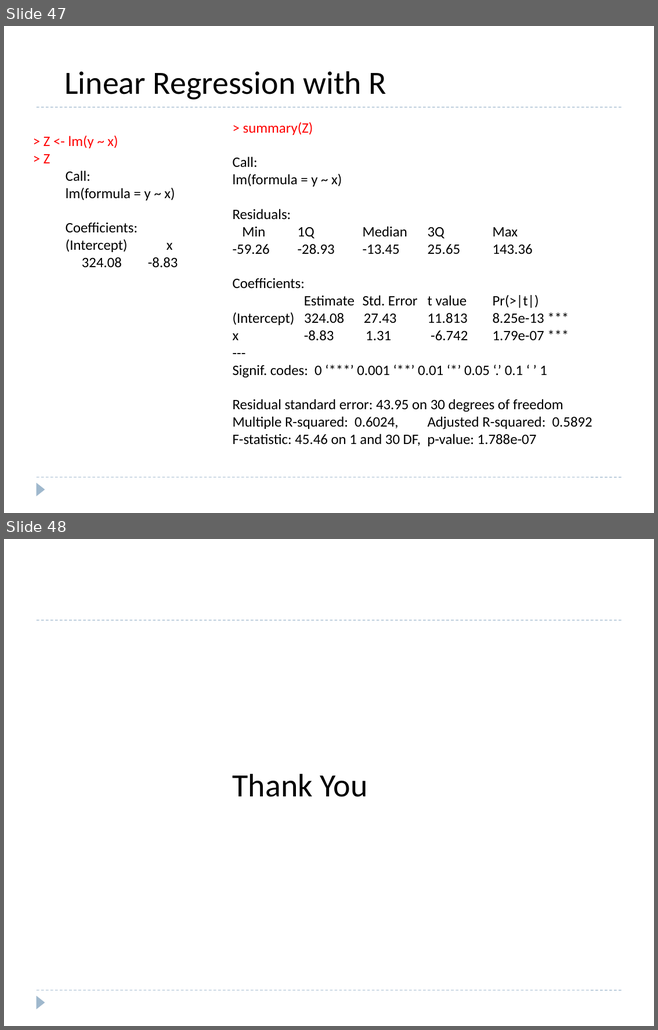
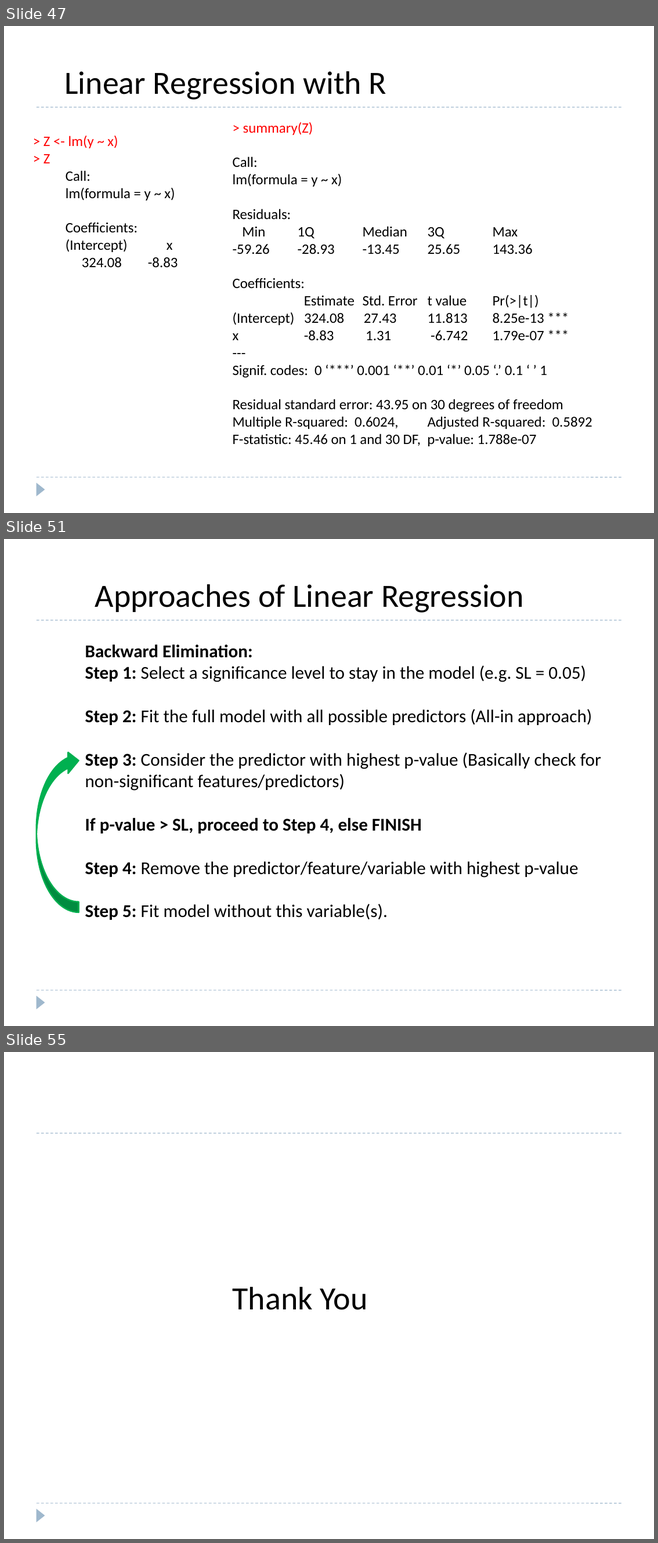
Before and after one commit to roushanprasad/DataScience_ML, a slide deck: Machine-Learning/4.2 Linear-Regression/4.2.1-Linear-Regression.pptx. Shown one above the other, each under a label of ours: slides 47 and 48 before the commit, slides 47, 51 and 55 after it; the slides between them are not shown. The pictures are 658x1030 and 658x1543 pixels, drawn with LibreOffice and Linux fonts; fonts in the diff are those of the drawing. Boxes give left, top, right and bottom in pixels: in the first picture for what was removed or moved away, otherwise in the second. Text is boxed around its words. In the diff, an @@ line names an element or a change of style, - is before the commit and + after.

```diff
--- a/Machine-Learning/4.2 Linear-Regression/4.2.1-Linear-Regression.pptx
+++ b/Machine-Learning/4.2 Linear-Regression/4.2.1-Linear-Regression.pptx
@@ slide 51 added at [4,539,654,1026], background #FFFFFF; not listed: 3 template elements that a slide beside it also shows @@
@@ text added at [95,584,524,613], 36 pt, text #000000 @@
+Approaches of Linear Regression
@@ text added at [85,645,601,920], 20 pt, text #000000 @@
+Backward Elimination:
+Step 1: Select a significance level to stay in the model (e.g. SL = 0.05)
+Step 2: Fit the full model with all possible predictors (All-in approach)
+Step 3: Consider the predictor with highest p-value (Basically check for non-significant features/predictors)
+If p-value > SL, proceed to Step 4, else FINISH
+Step 4: Remove the predictor/feature/variable with highest p-value
+Step 5: Fit model without this variable(s).
@@ curved up arrow added at [36,750,78,912], fill #00B050, outline #00B050 1.5 pt @@
@@ what was slide 48 is now slide 55 @@
```
Also in this commit, not shown: 6 other slides added, 1 other file.
